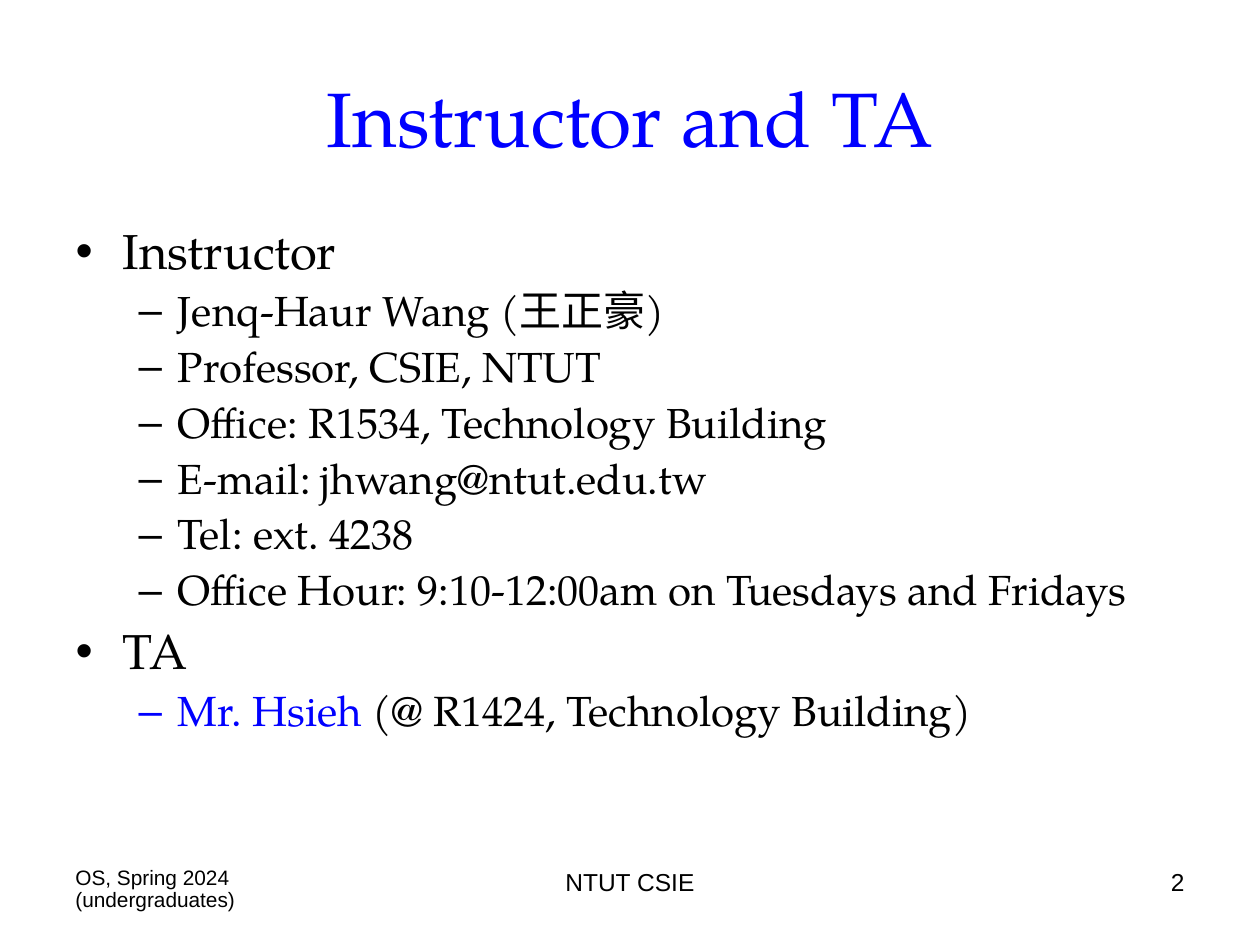
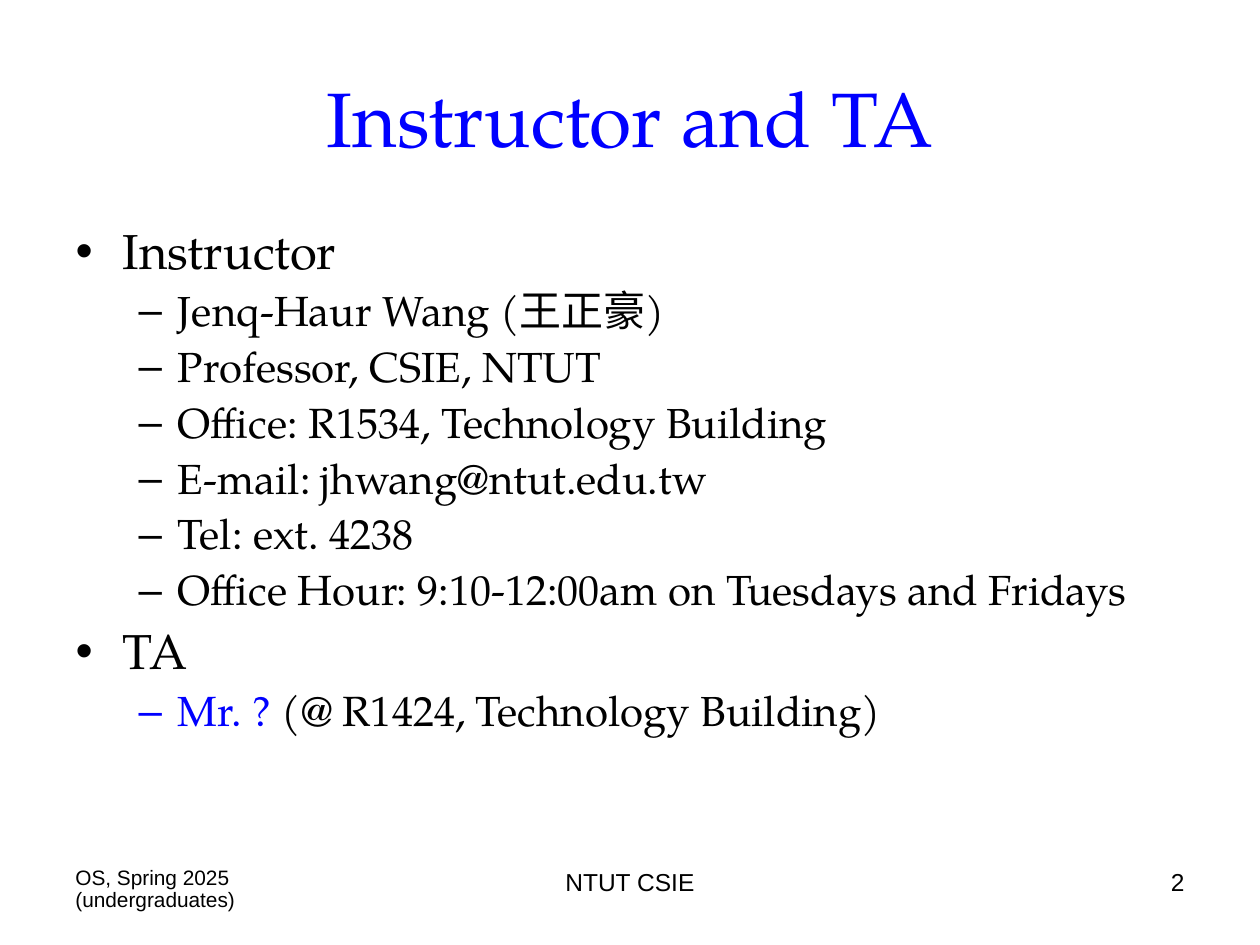
Before and after one commit to chriswjh/chriswjh.github.io, a slide deck: slide 2 of OSu/00-Overview.ppt. Drawn at 1260x945 pixels with LibreOffice and Linux fonts; fonts in the diff are those of the drawing. Boxes give left, top, right and bottom in pixels: in the first picture for what was removed or moved away, otherwise in the second. Text is boxed around its words. In the diff, an @@ line names an element or a change of style, - is before the commit and + after.

```diff
--- a/OSu/00-Overview.ppt
+++ b/OSu/00-Overview.ppt
@@ text at <box>178,695,881,738</box>: text changed @@
-  – Mr. Hsieh (@ R1424, Technology Building)
+  – Mr. ? (@ R1424, Technology Building)
@@ text at <box>75,870,235,912</box>: text changed @@
-OS, Spring 2024 (undergraduates)
+OS, Spring 2025 (undergraduates)
```
Also in this commit, not shown: 23 other slides changed, 5 other files.
